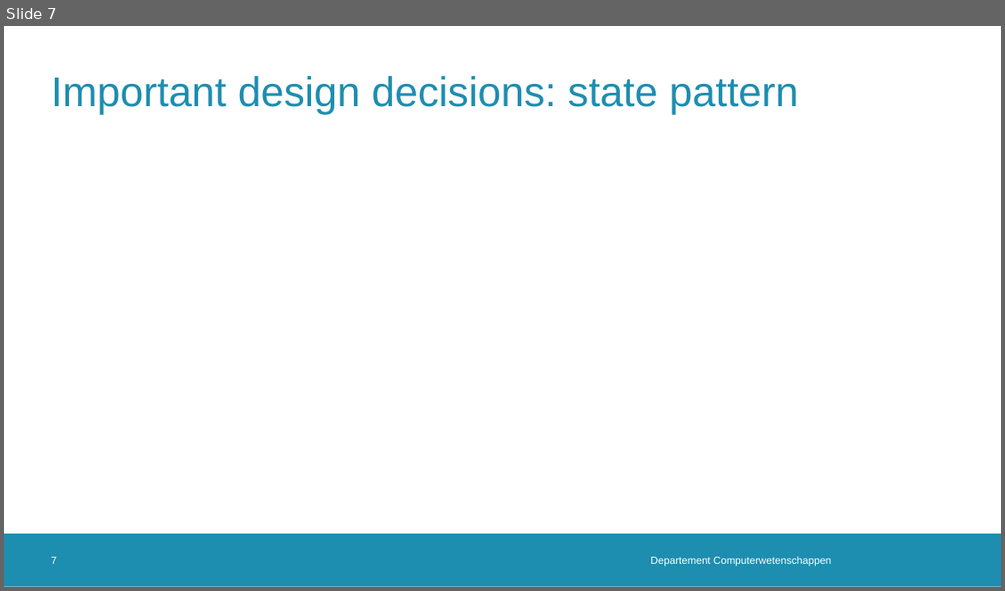
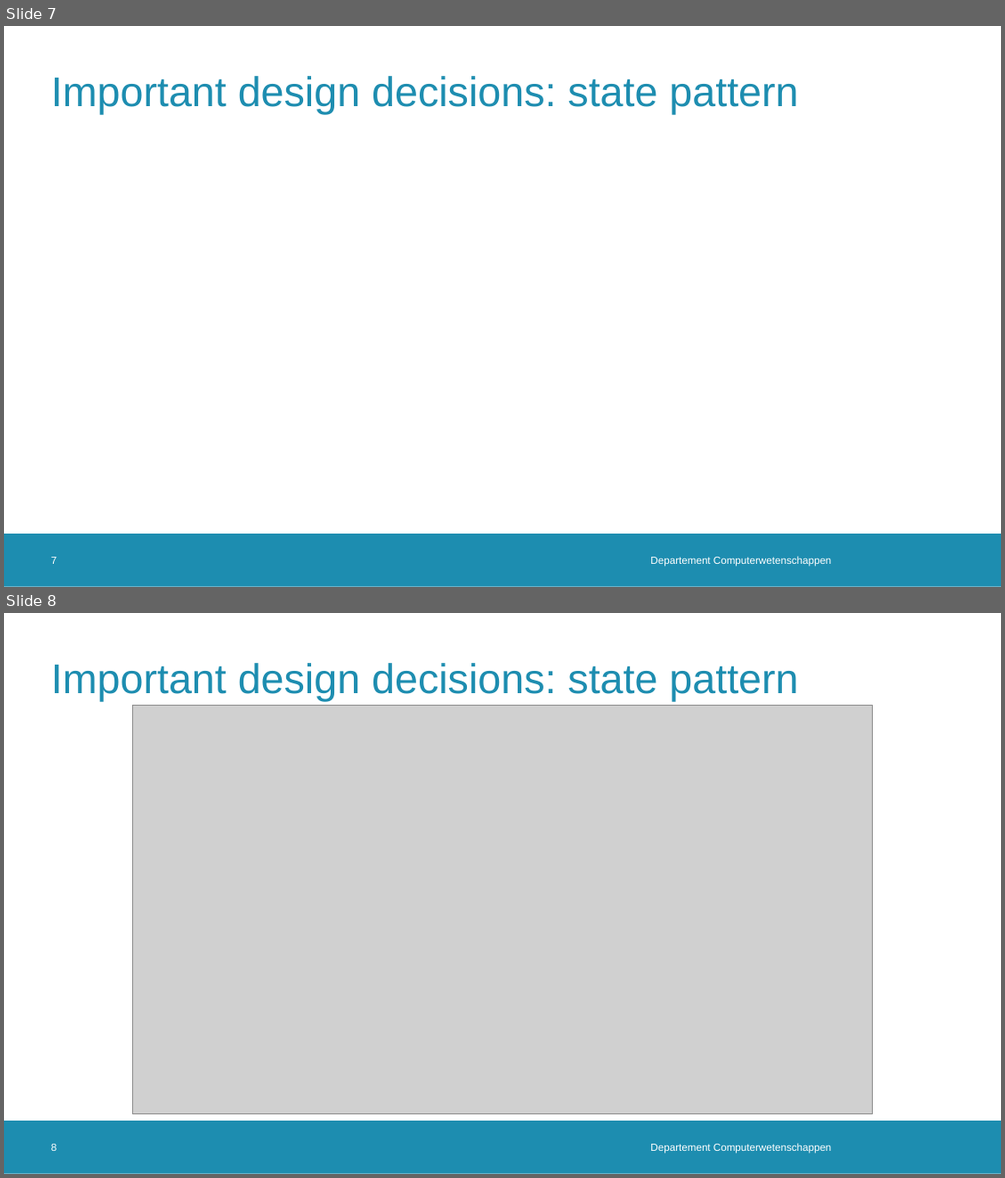
Before and after one commit to julienbenaouda/projectJJA, a slide deck: presentation/iteration_2/Presentatie SWOP.pptx. Shown one above the other, each under a label of ours: slide 7 before the commit, slides 7 and 8 after it. The pictures are 1005x591 and 1005x1178 pixels, drawn with LibreOffice and Linux fonts; fonts in the diff are those of the drawing; grey boxes stand for pictures; background and template pictures are left out. Boxes give left, top, right and bottom in pixels: in the first picture for what was removed or moved away, otherwise in the second. Text is boxed around its words. In the diff, an @@ line names an element or a change of style, - is before the commit and + after.

```diff
--- a/presentation/iteration_2/Presentatie SWOP.pptx
+++ b/presentation/iteration_2/Presentatie SWOP.pptx
@@ slide 8 added at <box>4,613,1001,1174</box>, background #FFFFFF; not listed: 1 template element that a slide beside it also shows @@
@@ rectangle added at <box>4,613,1001,724</box>, fill #FFFFFF at 75% opacity @@
@@ title added at <box>51,663,798,701</box>, 40 pt, text #1D8DB0 @@
+Important design decisions: state pattern
@@ picture added at <box>133,706,873,1114</box> @@
@@ page number added at <box>51,1143,57,1151</box>, 10 pt, text #FFFFFF @@
+8
@@ text added at <box>650,1143,832,1153</box>, 10 pt, text #FFFFFF @@
+Departement Computerwetenschappen
```
Also in this commit, not shown: 1 other file.
